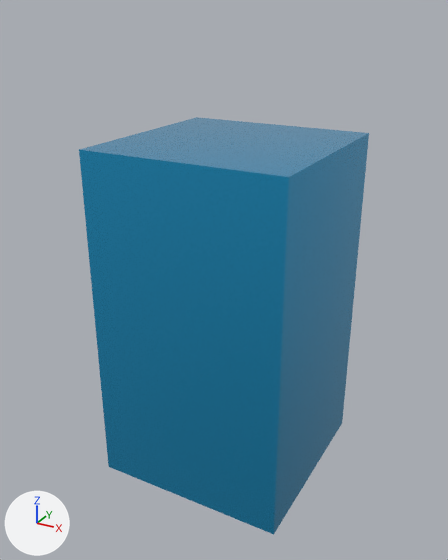
A saved change to the glTF model public/assets/models/buildings/bld_commercial_tower_01.glb.
One viewpoint serves both versions: a 50 mm lens placed at (33.0, -62.1, 55.7), pointed at (-0.5, -1.2, 25.3). The axes (+X, +Y, +Z) are drawn at lower left. The lights are the same throughout. The first picture is the older version. Where no turn or scale is listed for an object, it has been applied to the vertices. Vertices at exactly the same position are counted once.
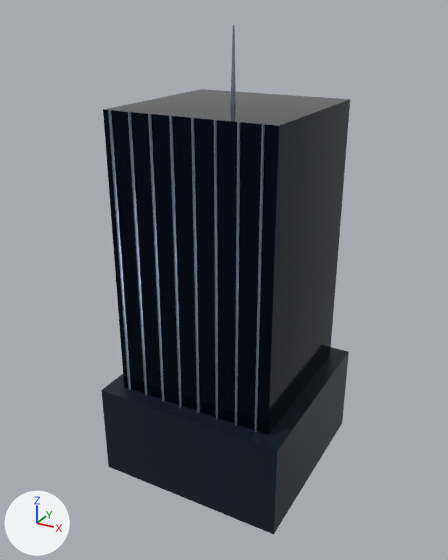
Where the newer file only moved an object's origin or applied its transform, the numbers keep the older frame.

The change, as a list of edits to the scene's bpy script:
```text
Change mat_material_0:
    mat_material_0.base_color: (0.0395, 0.509, 0.939) -> (0.013, 0.0222, 0.0437)  # blue #38bdf8 -> dark blue #1e293b
    mat_material_0.metallic: 0.85 -> 0.5
    mat_material_0.roughness: 0.15 -> 0.4
Add mat_material_2:
    mat_material_2 = principled_material('Material_2')
    mat_material_2.base_color = (0.296, 0.366, 0.479)  # greyish blue #94a3b8
    mat_material_2.metallic = 0.8
    mat_material_2.roughness = 0.3
Add mat_material_1:
    mat_material_1 = principled_material('Material_1')
    mat_material_1.base_color = (0.00478, 0.00857, 0.0232)  # black #0f172a
    mat_material_1.metallic = 0.9
    mat_material_1.roughness = 0.1
Change me_mesh_0:
    used by ob_mesh_0; location = (0.0, 0.0, 21.0)
    remove me_mesh_0.from_pydata(...)  # 8 vertices, 12 faces; spans x -12.0..12.0, y -12.0..12.0, z -21.0..21.0
    add me_mesh_0.from_pydata(...)  # 8 vertices, 12 faces; spans x -12.0..12.0, y -12.0..12.0, z -21.0..-9.0
    me_mesh_0 part 1: the whole mesh is scaled about its middle by (1, 1, 0.286), then moved by (0.0, 0.0, -15.0)
Add me_mesh_10:
    me_mesh_10.from_pydata(...)  # 20 vertices, 32 faces; spans x -0.3..0.3, y -0.3..0.3, z -4.0..4.0
    me_mesh_10.materials.append(mat_material_2)  # greyish blue #94a3b8
Add me_mesh_9:
    me_mesh_9.from_pydata(...)  # a box spanning x -0.1..0.1, y -0.2..0.2, z -17.0..17.0
    me_mesh_9.materials.append(mat_material_2)  # greyish blue #94a3b8
Add me_mesh_1:
    me_mesh_1.from_pydata(...)  # a box spanning x -10.0..10.0, y -10.0..10.0, z -17.0..17.0
    me_mesh_1.materials.append(mat_material_1)  # black #0f172a
Add ob_mesh_10:
    ob_mesh_10 = bpy.data.objects.new('Mesh_10', me_mesh_10)
    ob_mesh_10.location = (0.0, 0.0, 50.0)
Add ob_mesh_9:
    ob_mesh_9 = bpy.data.objects.new('Mesh_9', me_mesh_9)
    ob_mesh_9.location = (8.5, -10.1, 29.0)
Add ob_mesh_8:
    ob_mesh_8 = bpy.data.objects.new('Mesh_8', me_mesh_9.copy())
    ob_mesh_8.location = (6.0, -10.1, 29.0)
Add ob_mesh_7:
    ob_mesh_7 = bpy.data.objects.new('Mesh_7', me_mesh_9.copy())
    ob_mesh_7.location = (3.5, -10.1, 29.0)
Add ob_mesh_6:
    ob_mesh_6 = bpy.data.objects.new('Mesh_6', me_mesh_9.copy())
    ob_mesh_6.location = (1.0, -10.1, 29.0)
Add ob_mesh_5:
    ob_mesh_5 = bpy.data.objects.new('Mesh_5', me_mesh_9.copy())
    ob_mesh_5.location = (-1.5, -10.1, 29.0)
Add ob_mesh_4:
    ob_mesh_4 = bpy.data.objects.new('Mesh_4', me_mesh_9.copy())
    ob_mesh_4.location = (-4.0, -10.1, 29.0)
Add ob_mesh_3:
    ob_mesh_3 = bpy.data.objects.new('Mesh_3', me_mesh_9.copy())
    ob_mesh_3.location = (-6.5, -10.1, 29.0)
Add ob_mesh_2:
    ob_mesh_2 = bpy.data.objects.new('Mesh_2', me_mesh_9.copy())
    ob_mesh_2.location = (-9.0, -10.1, 29.0)
Add ob_mesh_1:
    ob_mesh_1 = bpy.data.objects.new('Mesh_1', me_mesh_1)
    ob_mesh_1.location = (0.0, 0.0, 29.0)
```

Changed parts and their boxes [x1, y1, x2, y2] in the pictures (448 x 560 px):
'Mesh_0', recoloured, surface changed, rescaled (darker): before [79, 117, 369, 534]; after [101, 347, 349, 534]
'Mesh_1', added: after [103, 89, 350, 435]
'Mesh_8', added: after [235, 122, 240, 426]
'Mesh_7', added: after [214, 120, 218, 419]
'Mesh_9', added: after [255, 124, 265, 432]
'Mesh_6', added: after [191, 118, 200, 413]
'Mesh_5', added: after [169, 116, 182, 407]
'Mesh_4', added: after [148, 114, 164, 401]
'Mesh_3', added: after [128, 112, 147, 396]
'Mesh_2', added: after [108, 110, 131, 390]
'Mesh_10', added: after [231, 25, 236, 105]
